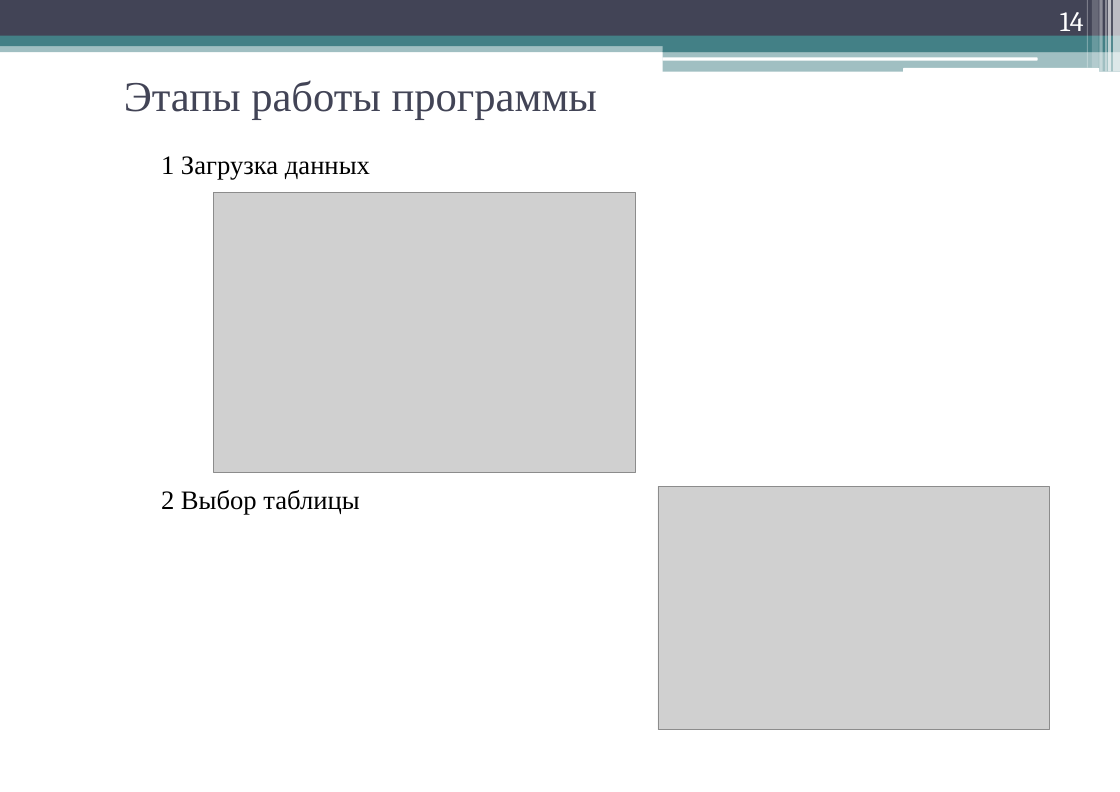
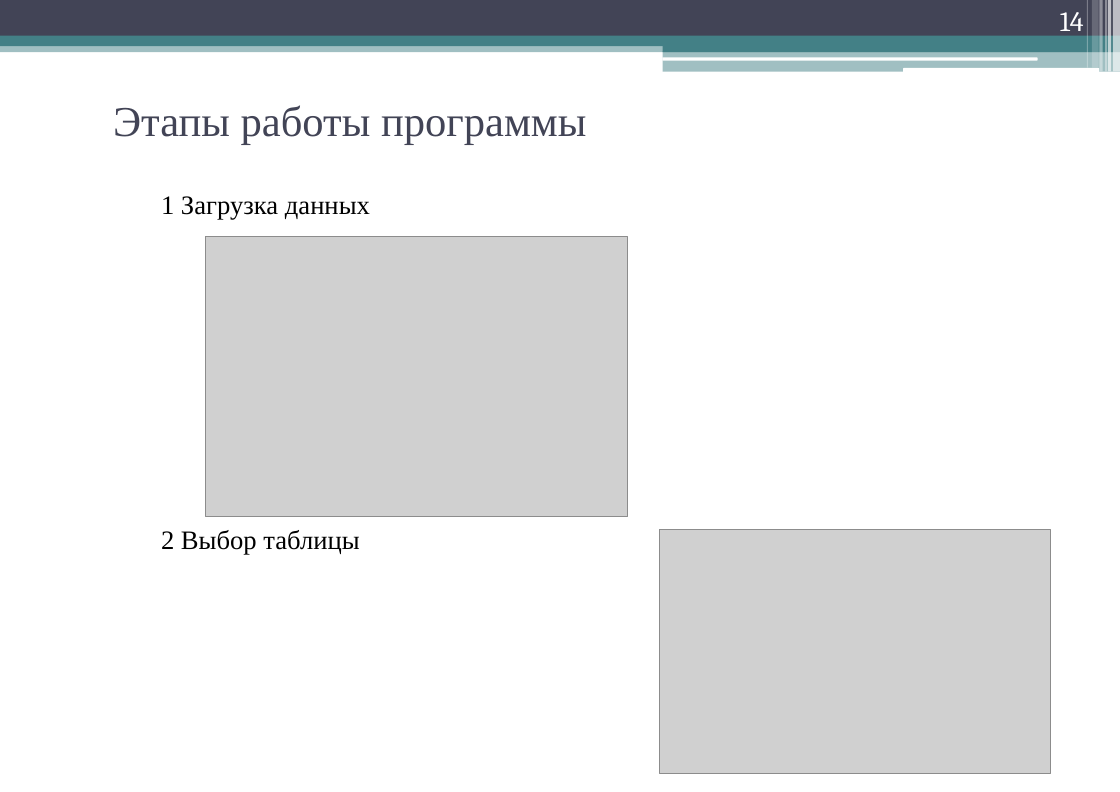
Before and after one commit to geper/DOC_decision_trees, a slide deck: slide 14 of Prezent.pptx. Drawn at 1120x792 pixels with LibreOffice and Linux fonts; fonts in the diff are those of the drawing; grey boxes stand for pictures. Boxes give left, top, right and bottom in pixels: in the first picture for what was removed or moved away, otherwise in the second. Text is boxed around its words. In the diff, an @@ line names an element or a change of style, - is before the commit and + after.

```diff
--- a/Prezent.pptx
+++ b/Prezent.pptx
@@ title "Этапы работы программы": place and size @@
-title "Этапы работы программы" at <box>124,80,597,119</box>
+title "Этапы работы программы" at <box>113,105,586,145</box>
@@ text "1 Загрузка данных": place and size @@
-text "1 Загрузка данных" at <box>161,156,370,515</box>
+text "1 Загрузка данных" at <box>161,196,370,555</box>
@@ picture: place and size @@
-picture at <box>213,193,635,472</box>
+picture at <box>206,237,629,516</box>
@@ picture: place and size @@
-picture at <box>658,487,1049,730</box>
+picture at <box>659,530,1050,773</box>
```
Also in this commit, not shown: 12 other slides changed, 1 slide added, 3 other files.
